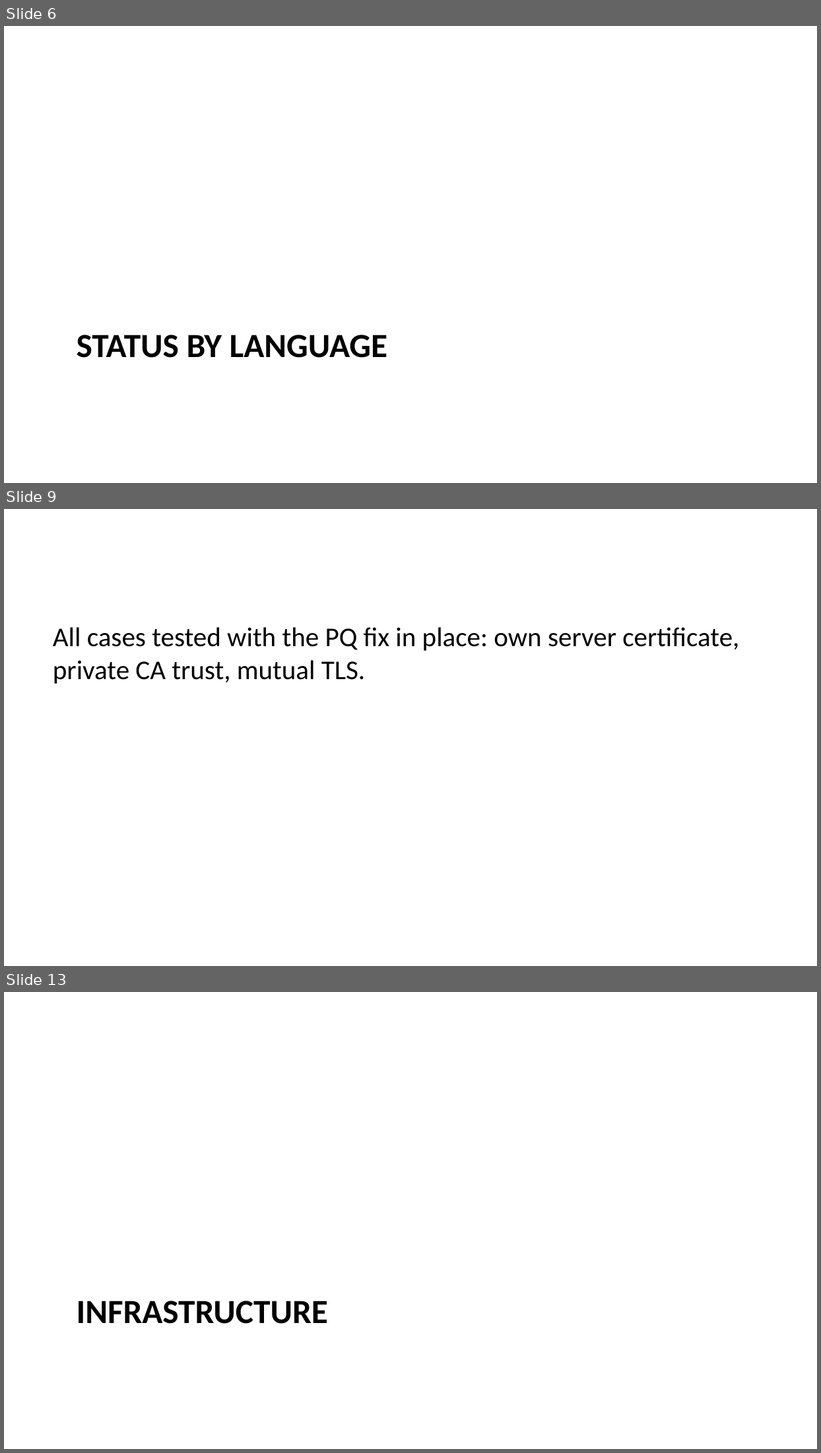
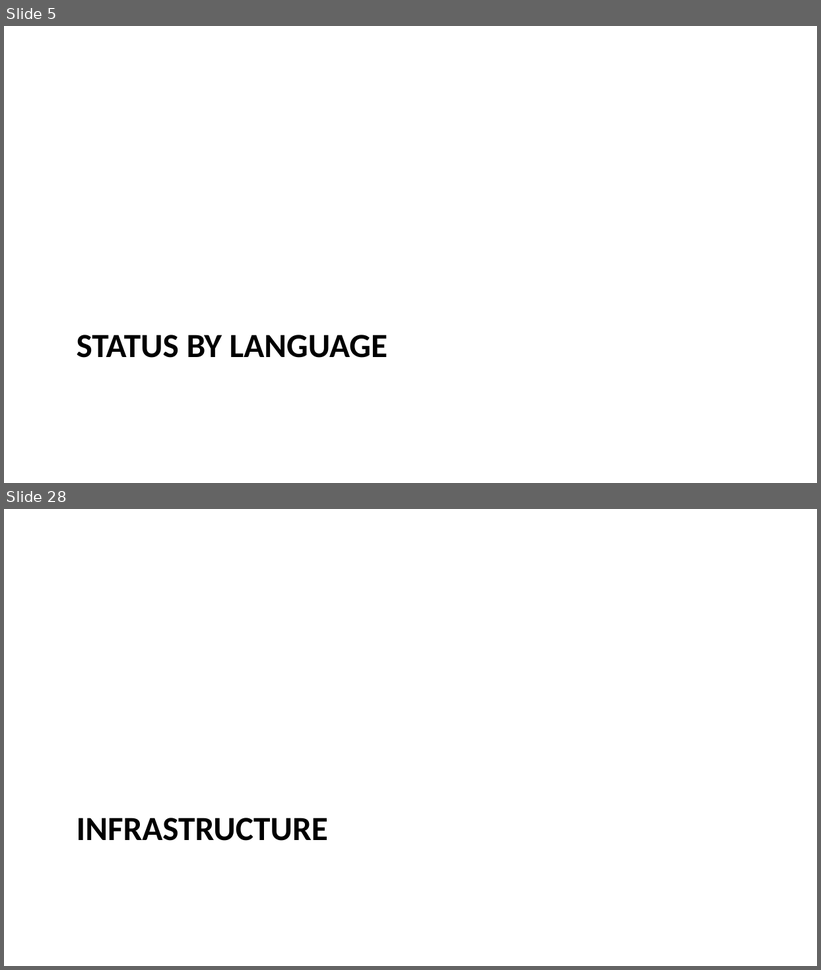
Before and after one commit to moolivkkr/PQC, a slide deck: PQC-Summary.pptx. Shown one above the other, each under a label of ours: slides 6, 9 and 13 before the commit, slides 5 and 28 after it; the slides between them are not shown. The pictures are 821x1453 and 821x970 pixels, drawn with LibreOffice and Linux fonts; fonts in the diff are those of the drawing. Boxes give left, top, right and bottom in pixels: in the first picture for what was removed or moved away, otherwise in the second. Text is boxed around its words. In the diff, an @@ line names an element or a change of style, - is before the commit and + after.

Commit message:
Deck: three detail slides per language and an ALB/NLB slide; smaller body font template so slides fit
- Per language: what decides PQ, versions/compute types and fixes, pitfalls and e2e evidence
- ALB/NLB: listener policy (not the certificate) turns PQ on; backend leg uses the PQ backend policy
- e2e README: LocalStack ALB ignores SslPolicy (probe: 2016-08 listener still negotiated X25519MLKEM768), so no ALB case
- 03-go: ALB-to-target leg uses ELBSecurityPolicy-TLS13-1-0-PQ-2025-09 (AWS docs) instead of 'not confirmed'
- Rebuilt HTML, PDF, DOCX; deck rendered and checked slide by slide

```diff
--- a/PQC-Summary.pptx
+++ b/PQC-Summary.pptx
@@ slide 9 removed at bbox=[4, 509, 817, 966], background #FFFFFF @@
@@ text removed at bbox=[53, 627, 739, 684] @@
-All cases tested with the PQ fix in place: own server certificate, private CA trust, mutual TLS.
@@ what was slide 6 is now slide 5 @@
@@ what was slide 13 is now slide 28 @@
```
Also in this commit, not shown: 10 slides changed, 18 slides added, 1 other slide removed, 8 other files.
